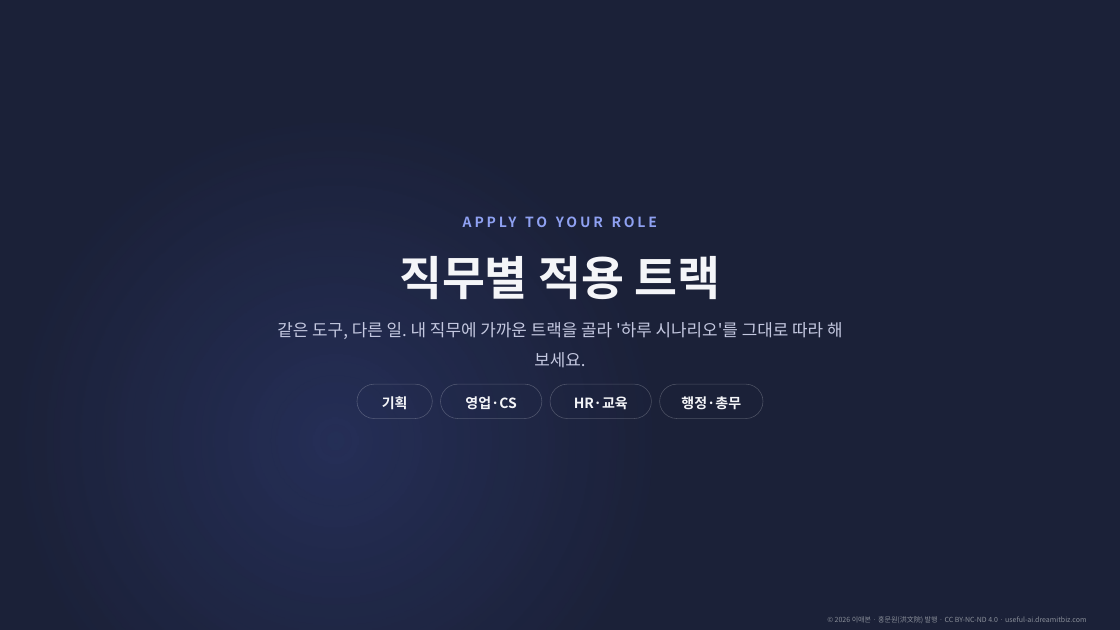
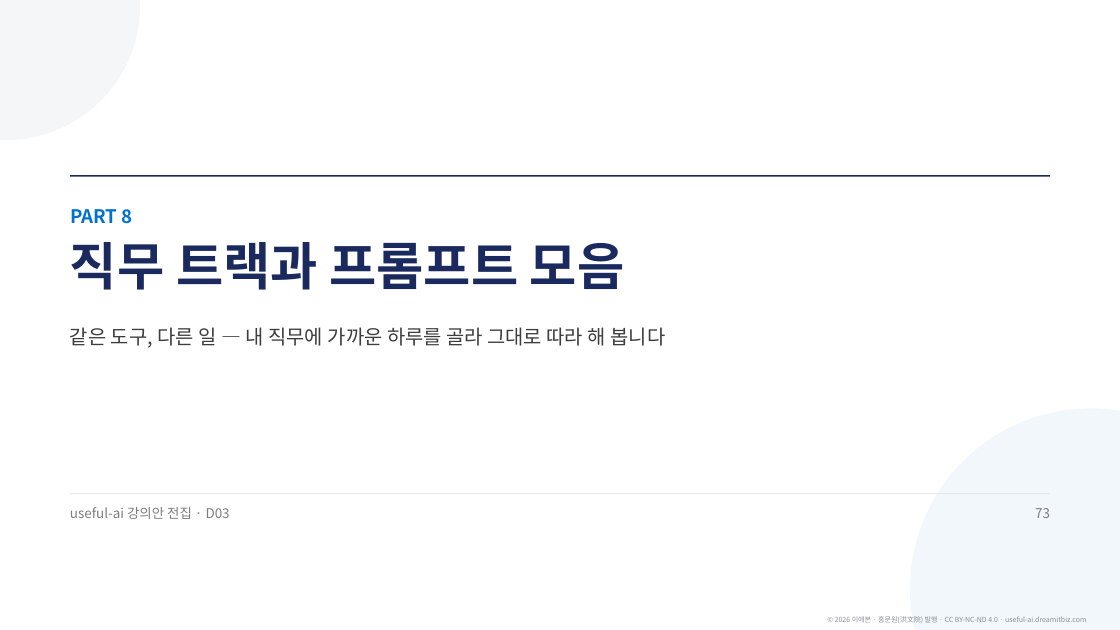
Before and after one commit to aebonlee/materials, a slide deck: slide 75 of library/d03-claude-work-automation/d03-claude-work-automation.pptx (slide 99 before the commit). Drawn at 1120x630 pixels with LibreOffice and Linux fonts; fonts in the diff are those of the drawing. Boxes give left, top, right and bottom in pixels: in the first picture for what was removed or moved away, otherwise in the second. Text is boxed around its words. In the diff, an @@ line names an element or a change of style, - is before the commit and + after.

```diff
--- a/library/d03-claude-work-automation/d03-claude-work-automation.pptx
+++ b/library/d03-claude-work-automation/d03-claude-work-automation.pptx
@@ background #1B2138 to #FFFFFF @@
@@ rectangle removed at box(0, 0, 1120, 630) @@
@@ ellipse added at box(0, 0, 140, 140), fill #F5F6F8 @@
@@ rectangle added at box(70, 175, 1050, 176), fill #1A2A5E @@
@@ text added at box(70, 209, 133, 224), 24 pt, text #0072CE, bold @@
+PART 8
@@ text removed at box(239, 212, 881, 231) @@
-APPLY TO YOUR ROLE
@@ text at box(70, 242, 624, 290): text changed; size 60 to 66 pt; text colour #F4F5F8 to #1A2A5E @@
-직무별 적용 트랙
+직무 트랙과 프롬프트 모음
@@ text at box(70, 327, 666, 348): text changed; size 21.8 to 25.5 pt; text colour #C4C8E0 to #3D3D3D @@
-같은 도구, 다른 일. 내 직무에 가까운 트랙을 골라 '하루 시나리오'를 그대로 따라 해 보세요.
+같은 도구, 다른 일 — 내 직무에 가까운 하루를 골라 그대로 따라 해 봅니다
@@ rounded rectangle removed at box(357, 384, 432, 418) @@
@@ rounded rectangle removed at box(441, 384, 542, 418) @@
@@ rounded rectangle removed at box(550, 384, 651, 418) @@
@@ rounded rectangle removed at box(660, 384, 763, 418) @@
@@ text removed at box(382, 396, 408, 410) @@
-기획
@@ text removed at box(465, 396, 517, 410) @@
-영업·CS
@@ text removed at box(574, 396, 628, 410) @@
-HR·교육
@@ text removed at box(681, 396, 741, 410) @@
-행정·총무
@@ ellipse added at box(910, 408, 1120, 630), fill #F2F7FC @@
@@ rectangle added at box(70, 493, 1050, 494), fill #DCE1E8 @@
@@ text added at box(70, 507, 230, 519), 17.2 pt, text #7D7D7D @@
+useful-ai 강의안 전집 · D03
@@ text added at box(1035, 508, 1050, 518), 17.2 pt, text #7D7D7D @@
+73
```
Also in this commit, not shown: 42 other slides changed, 38 slides added, 64 slides removed, 17 other files.
